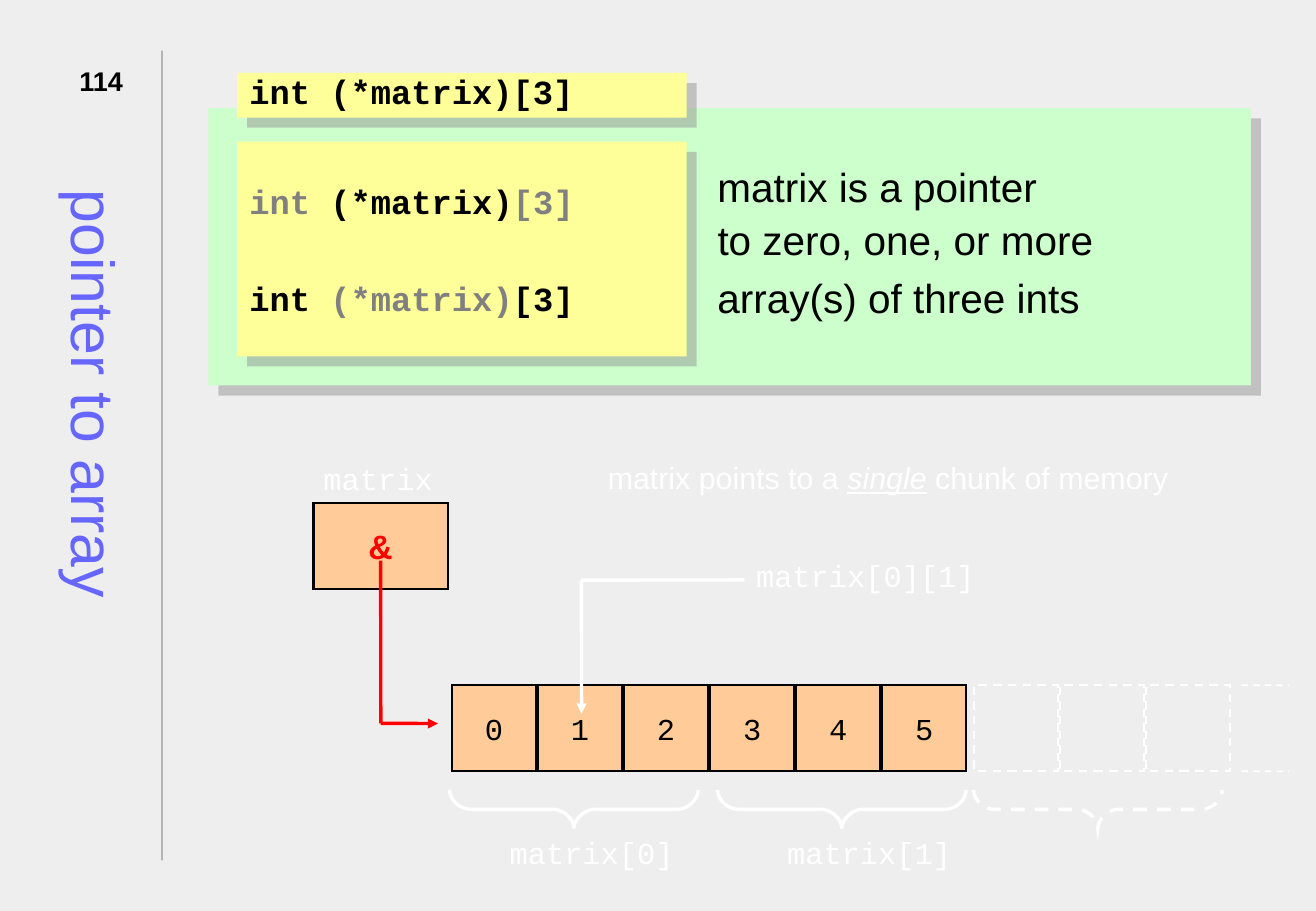
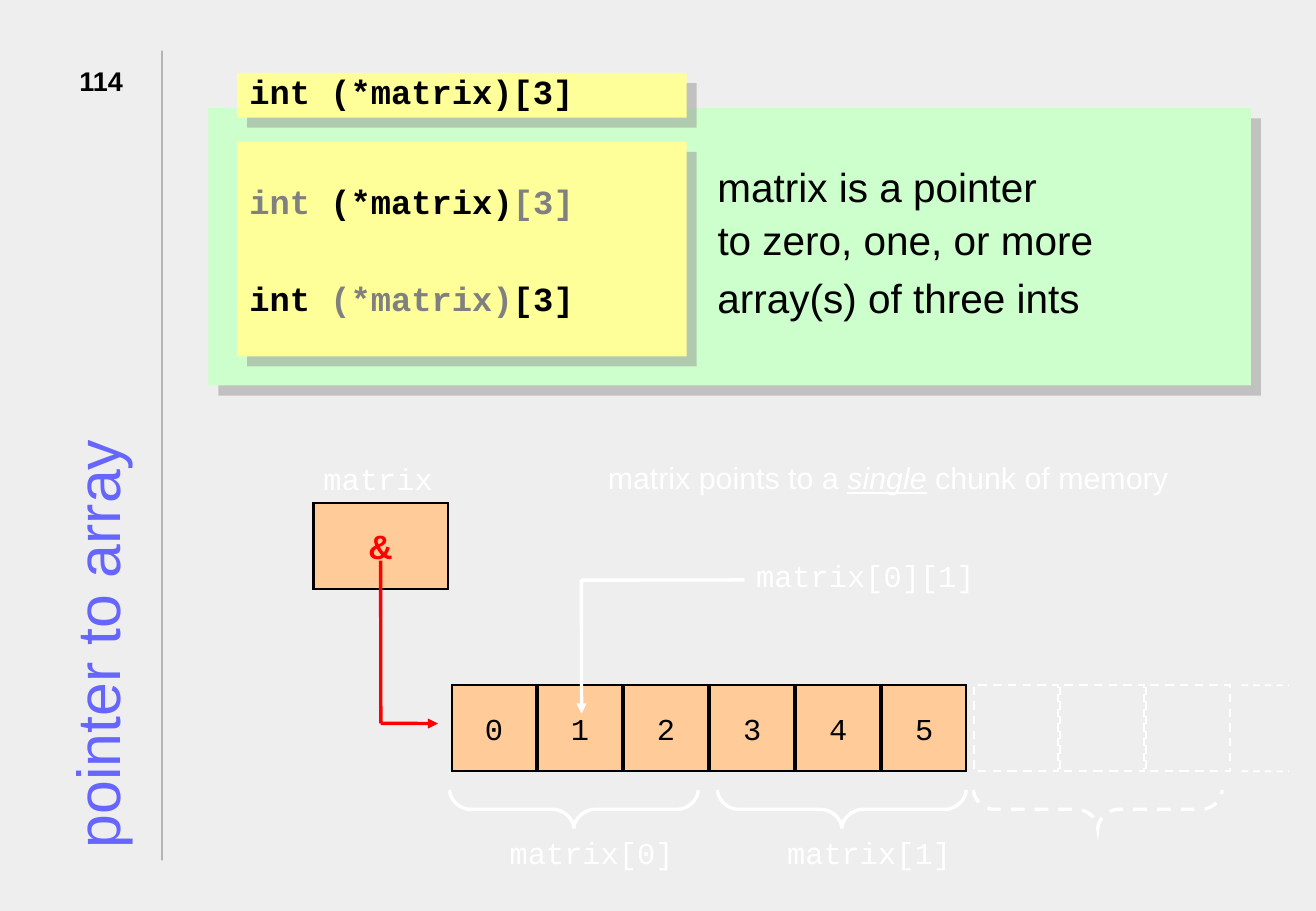
Before and after one commit to JonJagger/two-day-courses, a slide deck: slide 114 of ca/CAdvanced.odp. Drawn at 1316x911 pixels with LibreOffice and Linux fonts; fonts in the diff are those of the drawing. Boxes give left, top, right and bottom in pixels: in the first picture for what was removed or moved away, otherwise in the second. Text is boxed around its words. In the diff, an @@ line names an element or a change of style, - is before the commit and + after.

Commit message:
Change background and font colors, step 2

```diff
--- a/ca/CAdvanced.odp
+++ b/ca/CAdvanced.odp
@@ title "pointer to array": place and size @@
-title "pointer to array" at box(59, 208, 127, 594)
+title "pointer to array" at box(66, 453, 134, 843)
@@ title "pointer to array" at box(66, 453, 134, 843): rotation 0 to 270 degrees @@
```
Also in this commit, not shown: 100 other slides changed.
